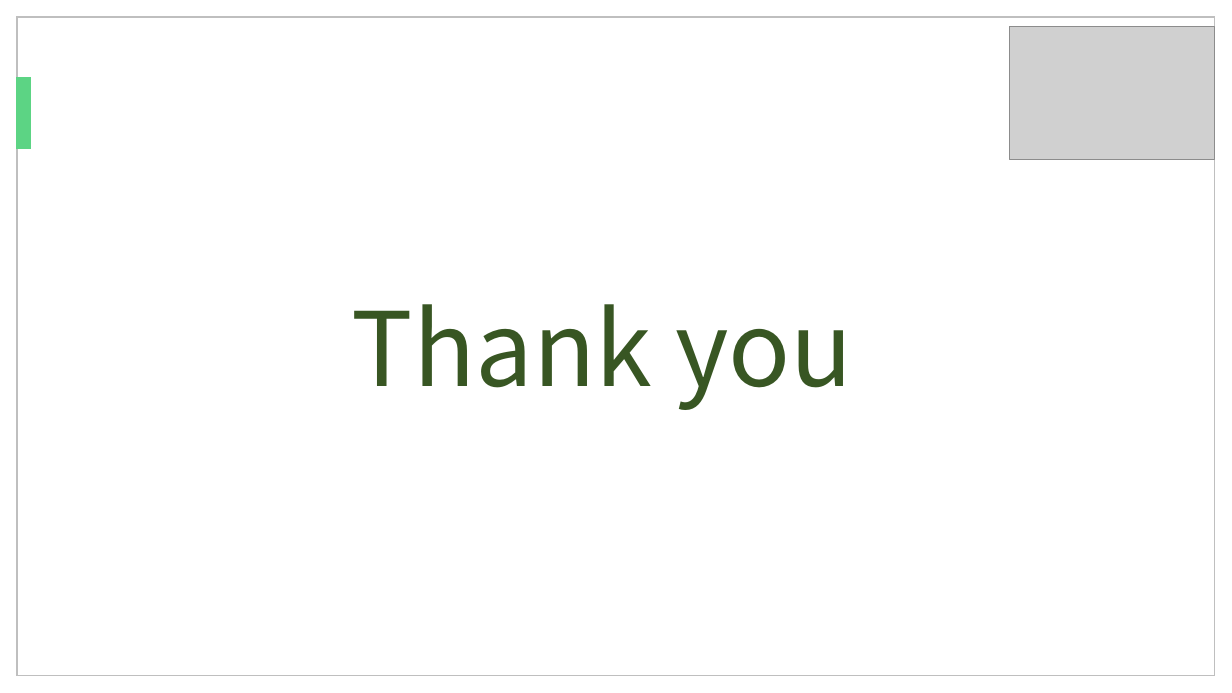
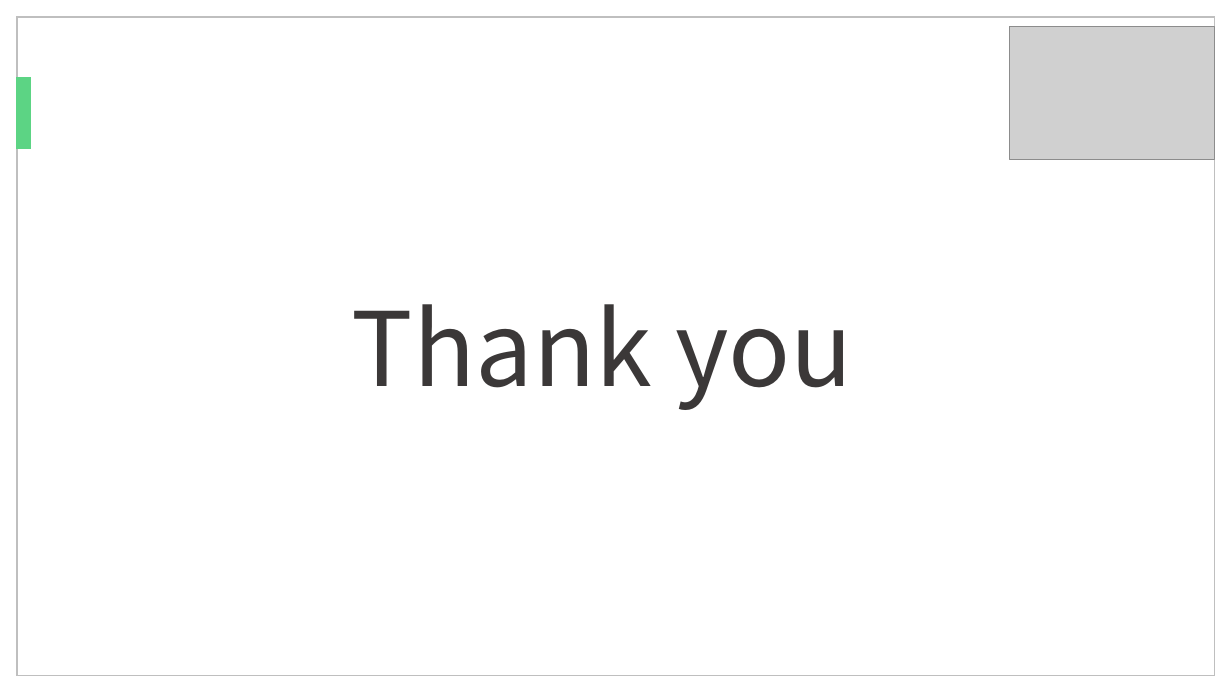
Before and after one commit to Sehun-github/KFO.BigData_Analysis, a slide deck: slide 12 of Project/광진구주차문제해결방안/광진구주차문제해결방안.pptx. Drawn at 1232x693 pixels with LibreOffice and Linux fonts; fonts in the diff are those of the drawing; grey boxes stand for pictures. Boxes give left, top, right and bottom in pixels: in the first picture for what was removed or moved away, otherwise in the second. Text is boxed around its words. In the diff, an @@ line names an element or a change of style, - is before the commit and + after.

```diff
--- a/Project/광진구주차문제해결방안/광진구주차문제해결방안.pptx
+++ b/Project/광진구주차문제해결방안/광진구주차문제해결방안.pptx
@@ text "Thank you" at (352, 304, 854, 410): text colour #385723 to #3B3838 @@
```
Also in this commit, not shown: 6 other files.
